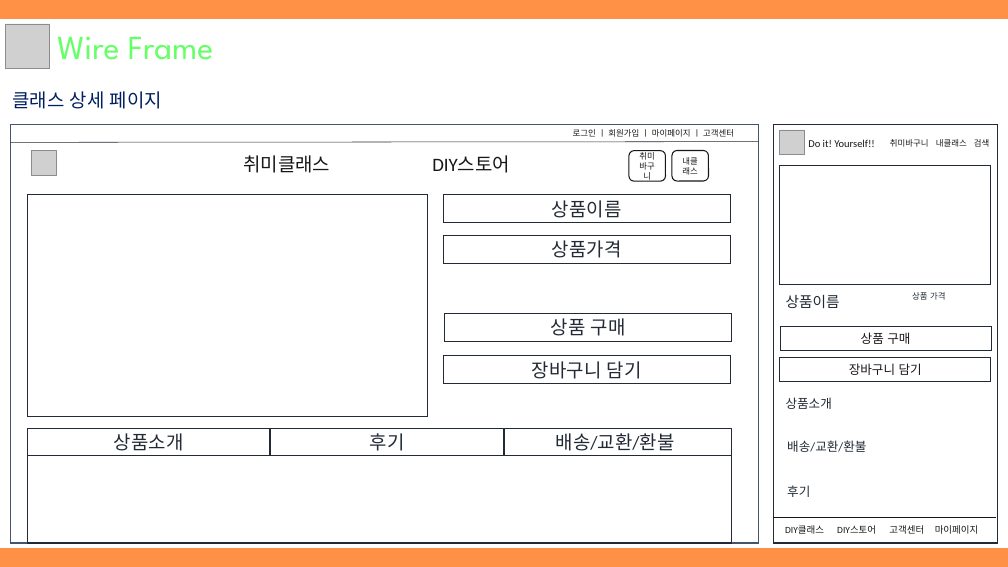
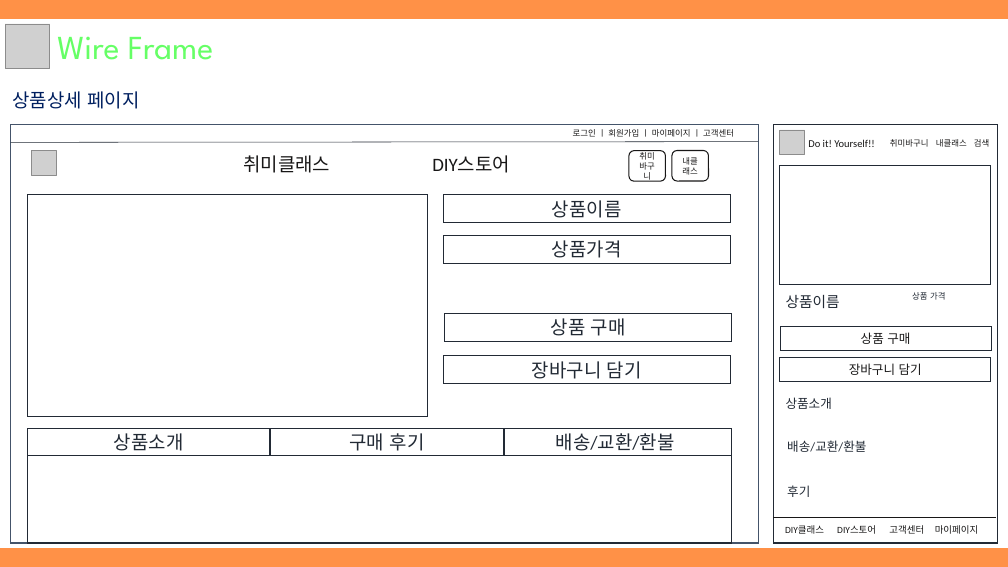
Before and after one commit to hhsw07/ezen-academy-projects, a slide deck: slide 16 of WebContent/발표자료/1차/3조 원데이클래스.pptx. Drawn at 1008x567 pixels with LibreOffice and Linux fonts; fonts in the diff are those of the drawing; grey boxes stand for pictures. Boxes give left, top, right and bottom in pixels: in the first picture for what was removed or moved away, otherwise in the second. Text is boxed around its words. In the diff, an @@ line names an element or a change of style, - is before the commit and + after.

```diff
--- a/WebContent/발표자료/1차/3조 원데이클래스.pptx
+++ b/WebContent/발표자료/1차/3조 원데이클래스.pptx
@@ text at (x1=12, y1=91, x2=139, y2=109): text changed @@
-클래스 상세 페이지
+상품상세 페이지
@@ text in rectangle at (x1=350, y1=433, x2=425, y2=451): text changed @@
-후기
+구매 후기
```
Also in this commit, not shown: 1 other slide changed, 4 slides added.
